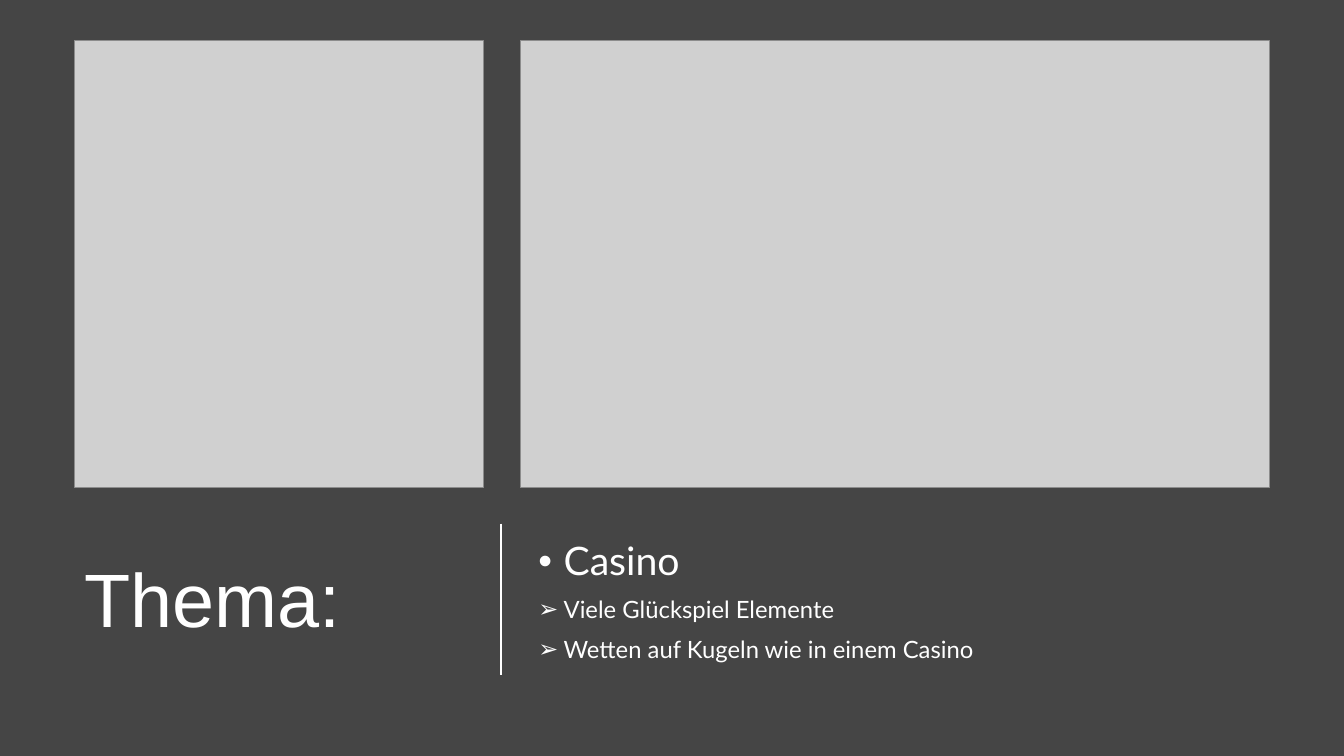
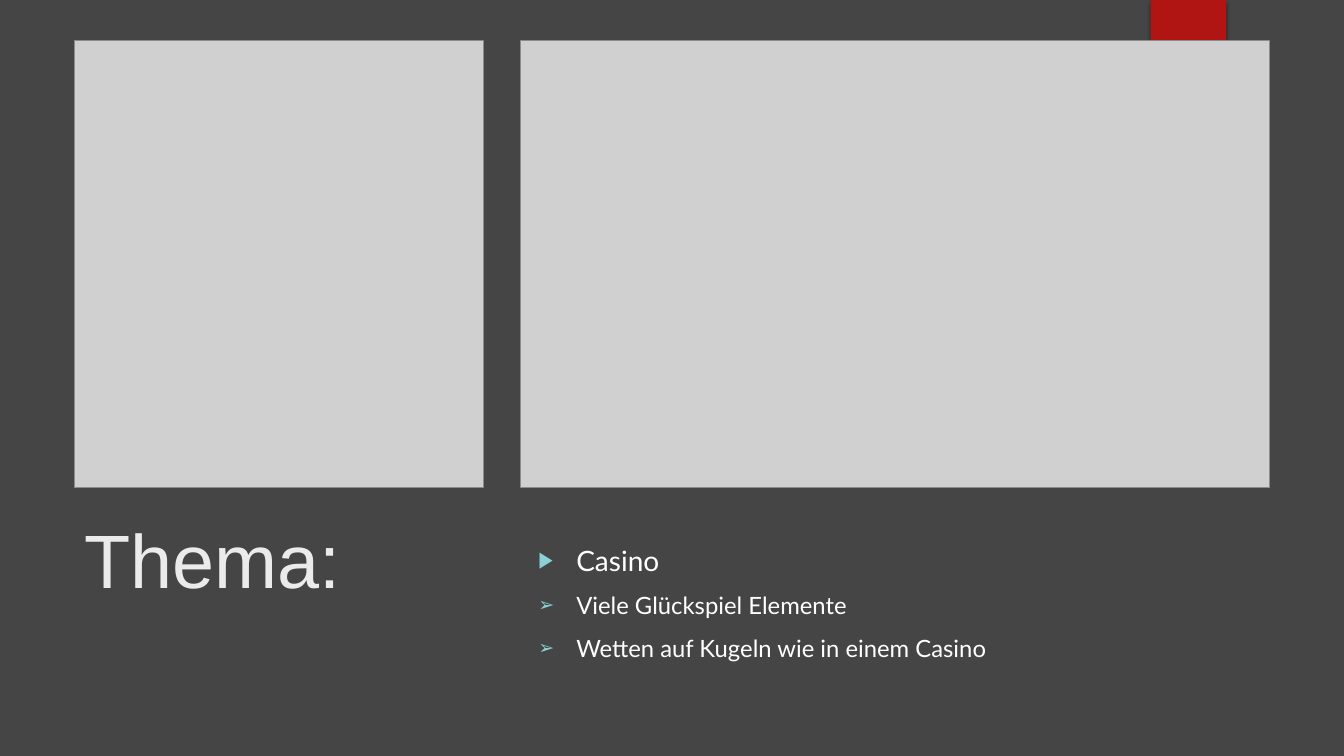
Before and after one commit to Danschweig/Semesterprojekt-Murmelbahn, a slide deck: slide 3 of Casino Murmeln Präsentation Dienstag.pptx. Drawn at 1344x756 pixels with LibreOffice and Linux fonts; fonts in the diff are those of the drawing; grey boxes stand for pictures; background and template pictures are left out. Boxes give left, top, right and bottom in pixels: in the first picture for what was removed or moved away, otherwise in the second. Text is boxed around its words. In the diff, an @@ line names an element or a change of style, - is before the commit and + after.

```diff
--- a/Casino Murmeln Präsentation Dienstag.pptx
+++ b/Casino Murmeln Präsentation Dienstag.pptx
@@ rectangle added at bbox=[1150, 0, 1226, 126], fill #B01513 @@
@@ title "Thema:" at bbox=[84, 533, 340, 589]: text colour #FFFFFF to #EBEBEB; line spacing 0.9 to 1; vertical alignment middle to top @@
@@ text "Casino" at bbox=[576, 550, 986, 662]: size 28 to 20 pt in "Casino"; bullet • to ▶; line spacing 0.9 to 1; indent changed @@
@@ line removed from (501, 524) to (501, 676) @@
```
Also in this commit, not shown: 4 other slides changed, 1 slide added.
